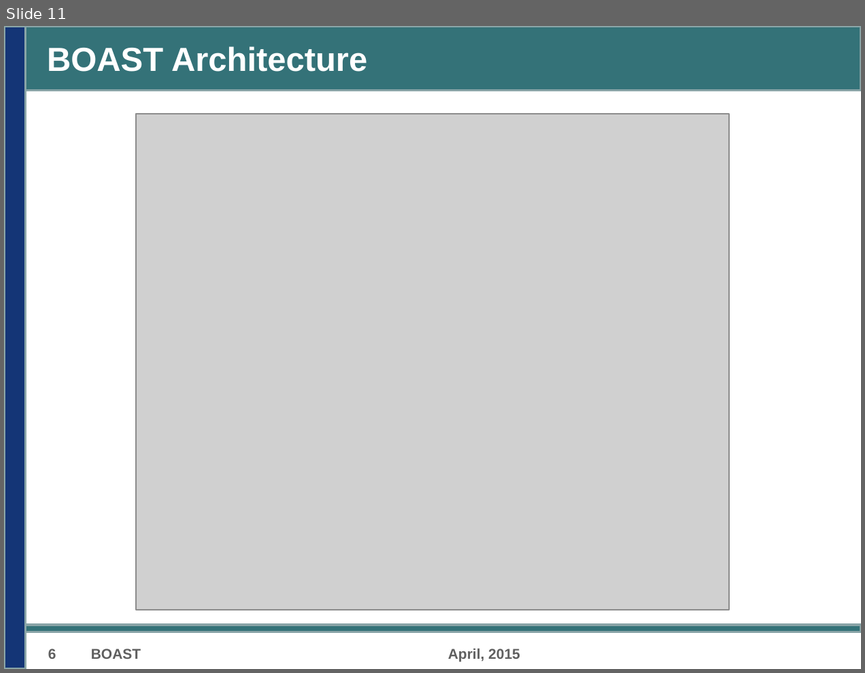
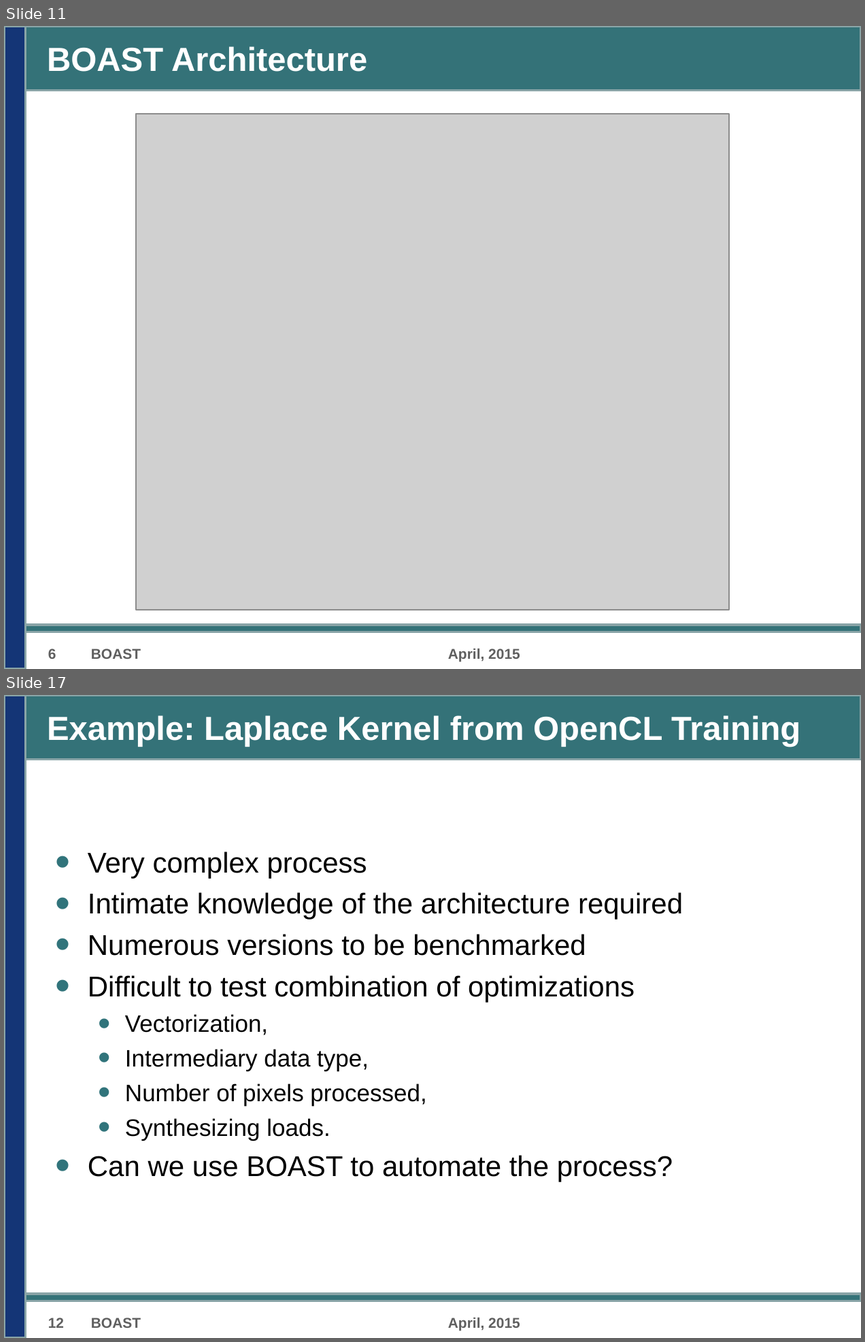
Before and after one commit to Nanosim-LIG/boast-lig, a slide deck: Paper/D5.5/D5.5.odp. Shown one above the other, each under a label of ours: slide 11 before the commit, slides 11 and 17 after it; the slides between them are not shown. The pictures are 865x673 and 865x1342 pixels, drawn with LibreOffice and Linux fonts; fonts in the diff are those of the drawing; grey boxes stand for pictures; background and template pictures are left out. Boxes give left, top, right and bottom in pixels: in the first picture for what was removed or moved away, otherwise in the second. Text is boxed around its words. In the diff, an @@ line names an element or a change of style, - is before the commit and + after.

```diff
--- a/Paper/D5.5/D5.5.odp
+++ b/Paper/D5.5/D5.5.odp
@@ slide 17 added at box(4, 695, 861, 1338), background #FFFFFF; not listed: 3 template elements that a slide beside it also shows @@
@@ title added at box(47, 715, 800, 747), 28 pt, text #FFFFFF, bold @@
+Example: Laplace Kernel from OpenCL Training
@@ text added at box(88, 851, 683, 1182), 24 pt, text #000000 @@
+• Very complex process
+• Intimate knowledge of the architecture required
+• Numerous versions to be benchmarked
+• Difficult to test combination of optimizations
+  • Vectorization,
+  • Intermediary data type,
+  • Number of pixels processed,
+  • Synthesizing loads.
+• Can we use BOAST to automate the process?
@@ text added at box(48, 1317, 64, 1327), 12 pt, text #5F5F5F, bold @@
+12
@@ text added at box(91, 1317, 141, 1327), 12 pt, text #5F5F5F, bold @@
+BOAST
@@ text added at box(448, 1317, 520, 1331), 12 pt, text #5F5F5F, bold @@
+April, 2015
```
Also in this commit, not shown: 2 slides changed, 3 other slides added.
